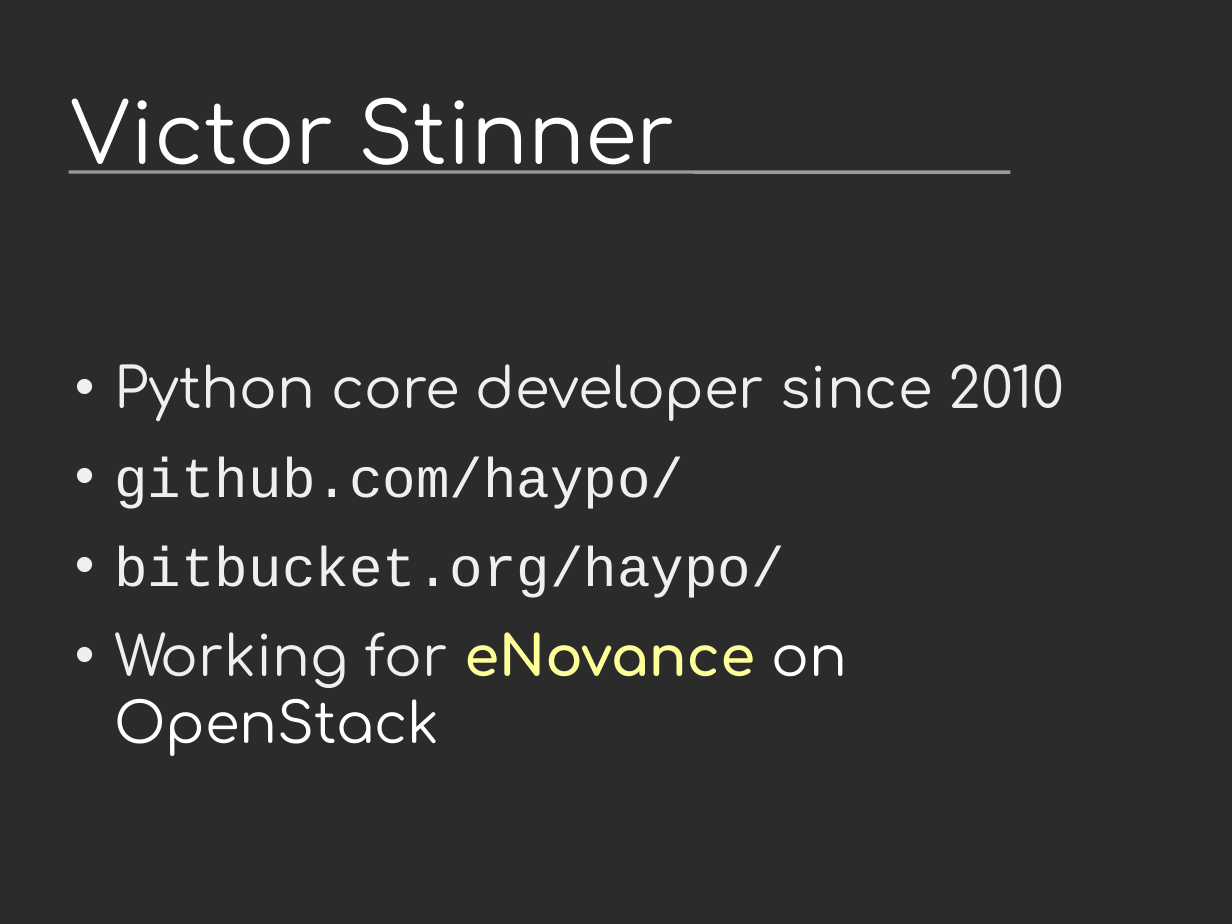
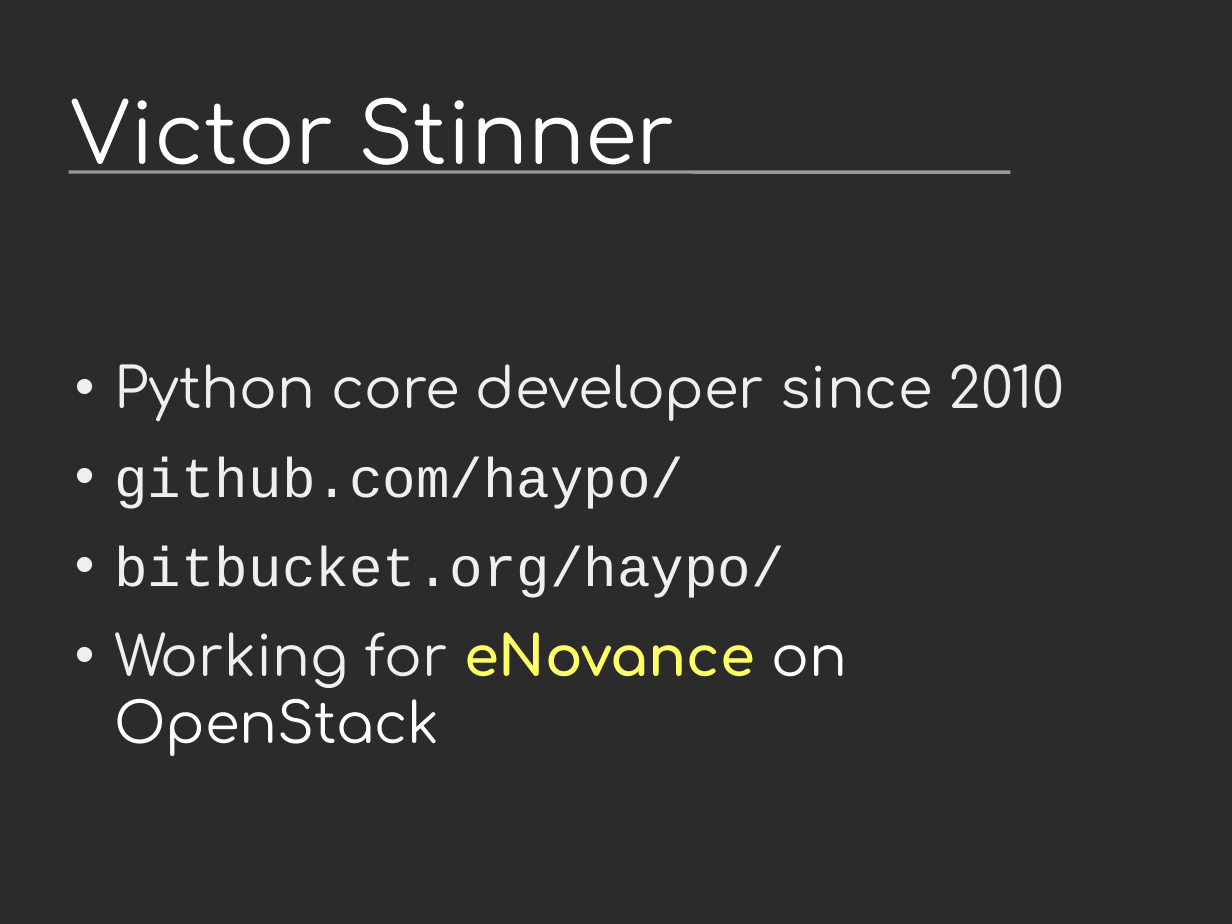
Before and after one commit to vstinner/talks, a slide deck: slide 2 of 2014-Pycon-Lyon/asyncio.odp. Drawn at 1232x924 pixels with LibreOffice and Linux fonts; fonts in the diff are those of the drawing; background and template pictures are left out; a plain dark background stands for a picture behind light text. Boxes give left, top, right and bottom in pixels: in the first picture for what was removed or moved away, otherwise in the second. Text is boxed around its words. In the diff, an @@ line names an element or a change of style, - is before the commit and + after.

```diff
--- a/2014-Pycon-Lyon/asyncio.odp
+++ b/2014-Pycon-Lyon/asyncio.odp
@@ text at (114,632,847,756): text colour #FFFF99 to #FFFF66 in "eNovance" @@
```
Also in this commit, not shown: 12 other slides changed, 1 slide added, 2 other files.
